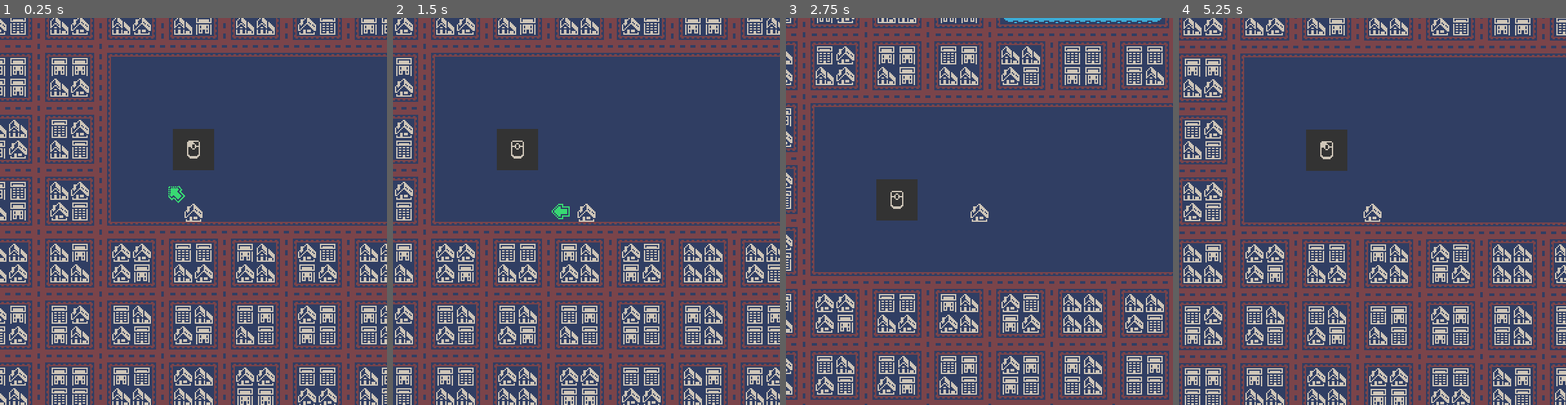
Above: before the commit, frames 1-4 (left to right).
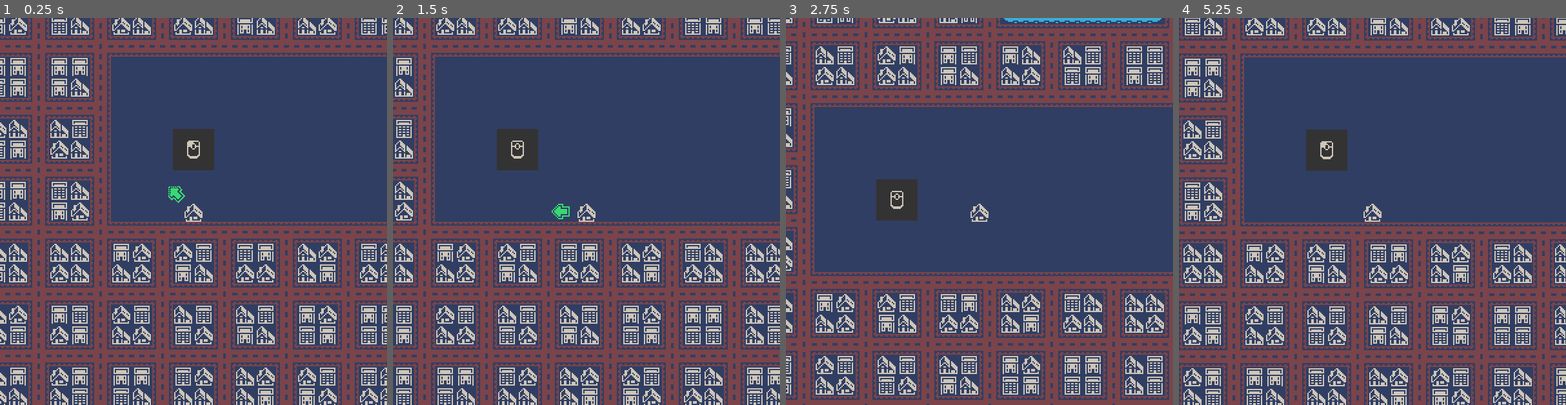
Above: after the commit, the same moments.

Repository: AmossGuy/jumphouse
Game: Godot game, scene res://level1.tscn
The game is run twice, just before and just after one commit, with the same random seed, the same clock (stepped at 60 frames per second) and the same inputs. Sound files missing from this copy of the repository are replaced by a short silence.
Inputs (mouse positions are in pixels of both pictures, inside the frame that each line leads up to):
- Up to frame 1 (0.25 s): no input
- Up to frame 2 (1.5 s): tap Enter at 0.5 s; move the mouse to (671, 192) at 0.52 s; press the mouse at (671, 192) at 0.53 s; move the mouse to (509, 230) at 1.27 s; release the mouse at (509, 230) at 1.28 s; click (509, 230) at 1.35 s
- Up to frame 3 (2.75 s): move the mouse to (1018, 126) at 2.02 s; press the mouse at (1018, 126) at 2.03 s
- Up to frame 4 (5.25 s): move the mouse to (1353, 288) at 2.77 s; release the mouse at (1353, 288) at 2.78 s; click (1353, 288) at 2.85 s; move the mouse to (1488, 269) at 3.52 s; press the mouse at (1488, 269) at 3.53 s; move the mouse to (1256, 153) at 4.27 s; release the mouse at (1256, 153) at 4.28 s; click (1256, 153) at 4.35 s; move the mouse to (1391, 211) at 5.02 s; press the mouse at (1391, 211) at 5.03 s

The runs differ from the first frame. In frame 1, 8.3% of the frame differs, in the area x 0-100%, y 0-100%; in frame 2, 7.1%; in frame 3, 6.1%; in frame 4, 7.7%.

Commit message:
remove a building at the end
I always meant to leave an empty space there, but for some reason it got filled in in c72f859

Diff:
--- a/level1.tscn
+++ b/level1.tscn
@@ -39,7 +39,7 @@
 tile_set = ExtResource( 1 )
 cell_size = Vector2( 16, 16 )
 format = 1
-tile_data = PoolIntArray( -8388608, 4, 0, -8388607, -1610612 …(28985 unchanged characters)…  -6881256, 1, 0, -6881225, 1, 0, -6881224, 6, 0, -6881223, 3, 0, -6881222, -1610612735, 0, -6881 …(246666 unchanged characters)…
+tile_data = PoolIntArray( -8388608, 4, 0, -8388607, -1610612 …(28985 unchanged characters)…  -6881256, 1, 0, -6881225, 1, 0, -6881223, 3, 0, -6881222, -1610612735, 0, -6881 …(246666 unchanged characters)…
 script = ExtResource( 5 )
 __meta__ = {
 "_edit_lock_": true
